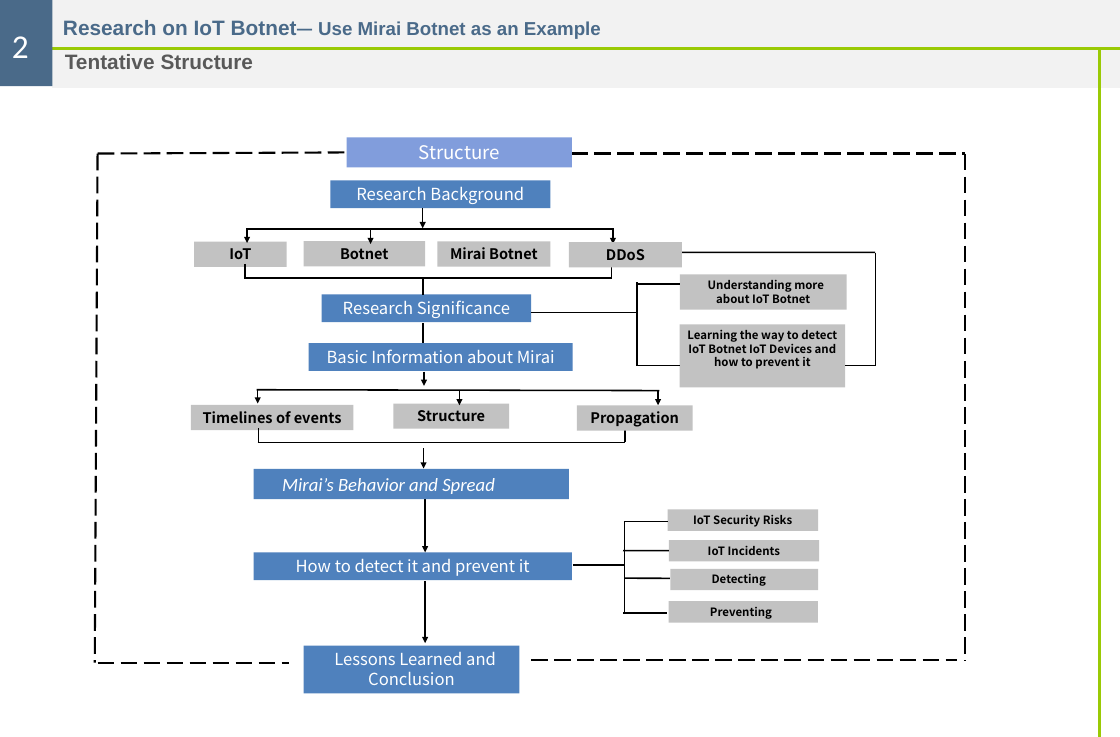
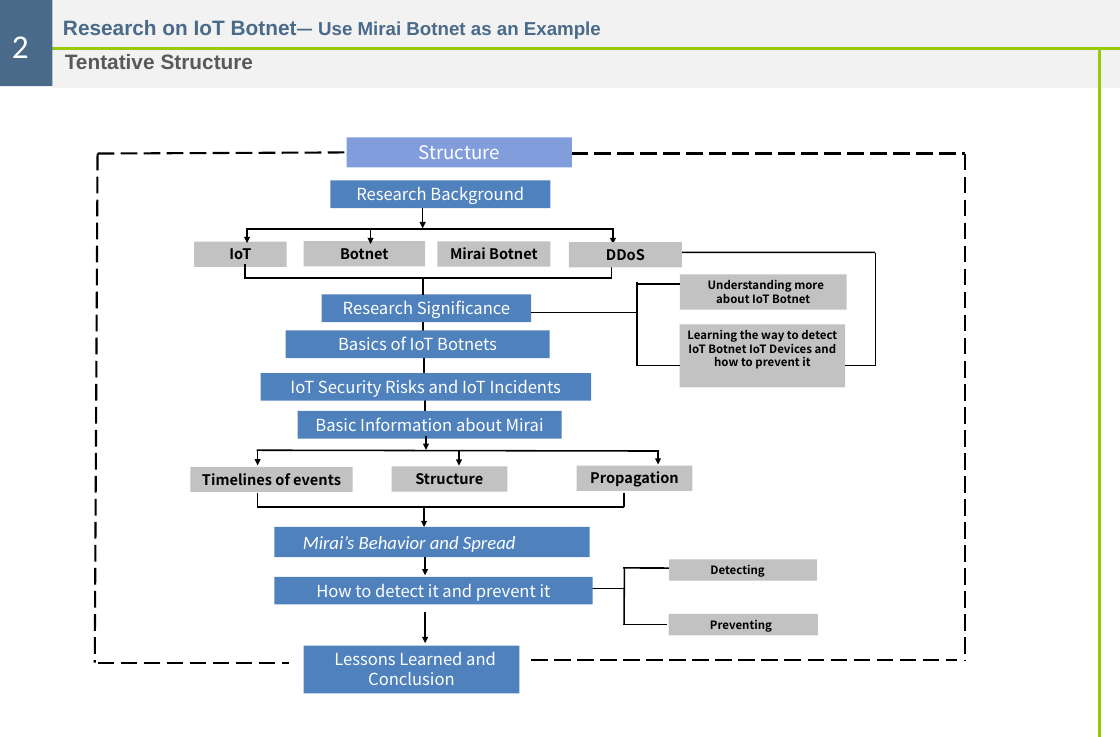
Before and after one commit to fangl94/SS21-IOT-Security, a slide deck: slide 5 of Midterm-Presentation/Presentation/Presentation-5-5-FL.pptx. Drawn at 1120x737 pixels with LibreOffice and Linux fonts; fonts in the diff are those of the drawing; background and template pictures are left out. Boxes give left, top, right and bottom in pixels: in the first picture for what was removed or moved away, otherwise in the second. Text is boxed around its words. In the diff, an @@ line names an element or a change of style, - is before the commit and + after.

```diff
--- a/Midterm-Presentation/Presentation/Presentation-5-5-FL.pptx
+++ b/Midterm-Presentation/Presentation/Presentation-5-5-FL.pptx
@@ line moved from (423, 323) - (423, 343) to (423, 319) - (423, 338) @@
@@ rectangle added at [285, 330, 550, 358], fill #4F81BD, 16 pt, text #FFFFFF @@
+Basics of IoT Botnets
@@ line added from (424, 356) to (424, 376), #000000 1.5 pt @@
@@ rectangle "IoT Security Risks and IoT ...": place and size @@
-rectangle "IoT Security Risks and IoT ..." at [668, 509, 818, 531]
+rectangle "IoT Security Risks and IoT ..." at [261, 373, 591, 401]
@@ rectangle "IoT Security Risks and IoT ..." at [261, 373, 591, 401]: fill #C2C2C2 to #4F81BD @@
@@ text in rectangle at [290, 380, 561, 397]: text changed; size 11 to 16 pt; text colour #000000 to #FFFFFF; bold off @@
-IoT Security Risks
+IoT Security Risks and IoT Incidents
@@ rectangle "Basic Information about Mirai": place and size @@
-rectangle "Basic Information about Mirai" at [308, 343, 573, 371]
+rectangle "Basic Information about Mirai" at [298, 411, 562, 439]
@@ line added from (425, 398) to (425, 418), #000000 1.5 pt @@
@@ 3 lines, 1 arrow: place and size @@
-3 lines, 1 arrow at [258, 371, 625, 442]
+3 lines, 1 arrow at [257, 436, 624, 507]
@@ 4 arrows, 3 rectangles, 1 line: place and size @@
-4 arrows, 3 rectangles, 1 line at [191, 389, 693, 469]
+4 arrows, 3 rectangles, 1 line at [190, 450, 693, 527]
@@ rectangle "Mirai’s Behavior and Spread": place and size @@
-rectangle "Mirai’s Behavior and Spread" at [254, 469, 569, 499]
+rectangle "Mirai’s Behavior and Spread" at [274, 527, 589, 557]
@@ arrow moved from (425, 496) - (425, 553) to (425, 539) - (425, 575) @@
@@ line removed from (624, 522) to (668, 522) @@
@@ line moved from (624, 578) - (670, 578) to (623, 567) - (669, 568) @@
@@ line removed from (623, 550) to (669, 550) @@
@@ line moved from (624, 522) - (624, 613) to (624, 567) - (624, 624) @@
@@ rectangle "Detecting": place and size @@
-rectangle "Detecting" at [670, 569, 818, 591]
+rectangle "Detecting" at [669, 559, 817, 581]
@@ rectangle removed at [669, 540, 819, 561] @@
-IoT Incidents
@@ rectangle "How to detect it and ...": place and size @@
-rectangle "How to detect it and ..." at [254, 553, 572, 580]
+rectangle "How to detect it and ..." at [274, 576, 592, 604]
@@ line moved from (573, 565) - (624, 565) to (573, 588) - (624, 588) @@
@@ arrow moved from (425, 581) - (425, 643) to (425, 612) - (425, 643) @@
@@ line moved from (623, 613) - (667, 613) to (623, 624) - (667, 624) @@
@@ rectangle "Preventing": place and size @@
-rectangle "Preventing" at [669, 601, 818, 623]
+rectangle "Preventing" at [669, 614, 818, 636]
```
Also in this commit, not shown: 22 other files.
